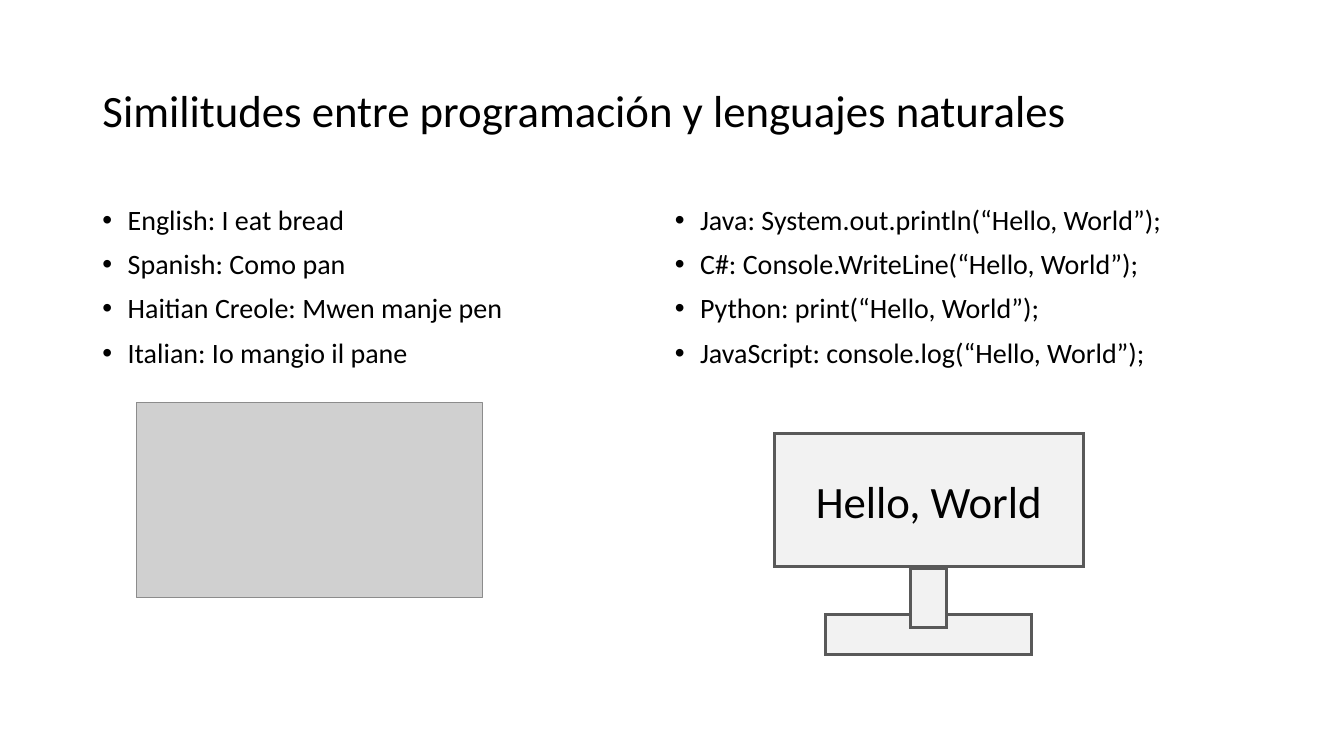
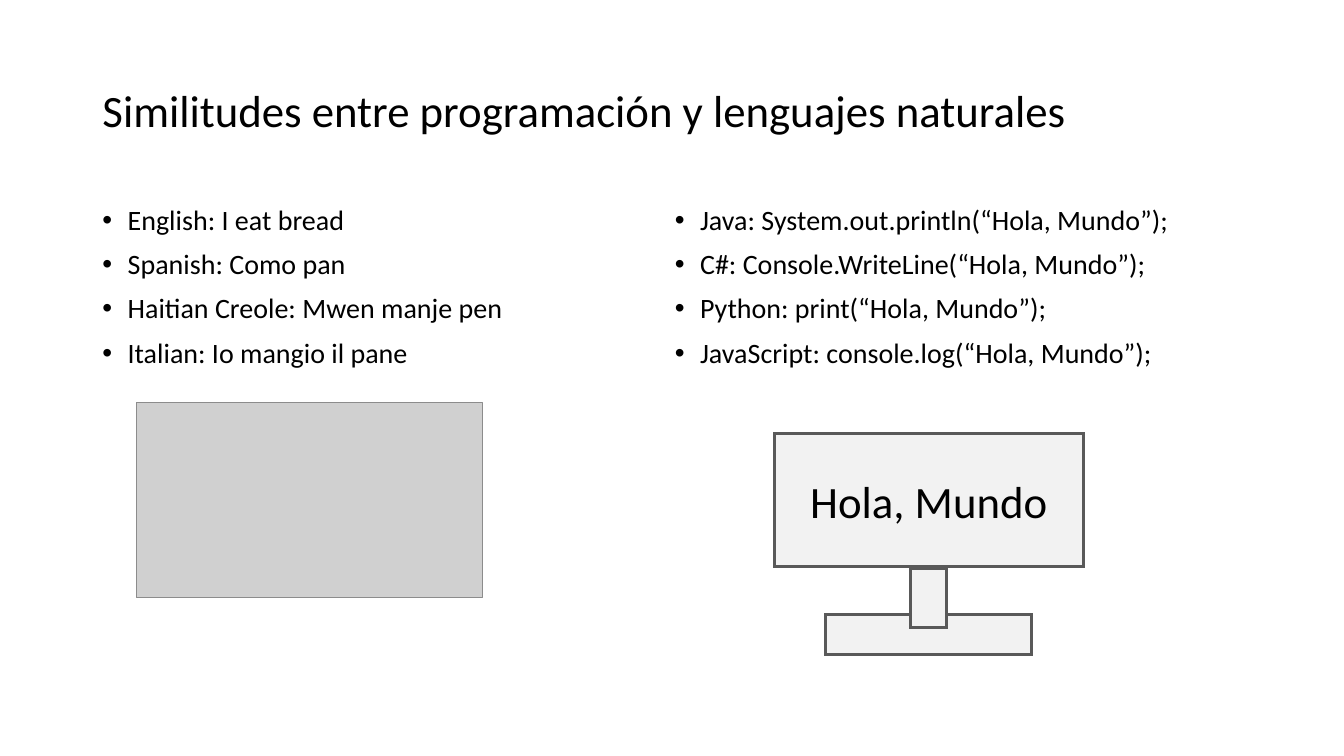
Before and after one commit to MrJoshGross/Course-Curricular-Material, a slide deck: slide 6 of Computer Science Principles/Lectures/Translated/Spanish/Conferencia 1 - Computadoras y Lenguajes de Programación.pptx. Drawn at 1344x756 pixels with LibreOffice and Linux fonts; fonts in the diff are those of the drawing; grey boxes stand for pictures. Boxes give left, top, right and bottom in pixels: in the first picture for what was removed or moved away, otherwise in the second. Text is boxed around its words. In the diff, an @@ line names an element or a change of style, - is before the commit and + after.

Commit message:
Update Conferencia 1 - Computadoras y Lenguajes de Programación.pptx
piecewise translation QA changes

```diff
--- a/Computer Science Principles/Lectures/Translated/Spanish/Conferencia 1 - Computadoras y Lenguajes de Programación.pptx
+++ b/Computer Science Principles/Lectures/Translated/Spanish/Conferencia 1 - Computadoras y Lenguajes de Programación.pptx
@@ text at (700,209,1168,368): text changed @@
-• Java: System.out.println(“Hello, World”);
-• C#: Console.WriteLine(“Hello, World”);
-• Python: print(“Hello, World”);
-• JavaScript: console.log(“Hello, World”);
+• Java: System.out.println(“Hola, Mundo”);
+• C#: Console.WriteLine(“Hola, Mundo”);
+• Python: print(“Hola, Mundo”);
+• JavaScript: console.log(“Hola, Mundo”);
@@ text in rectangle at (810,487,1048,524): text changed @@
-Hello, World
+Hola, Mundo
```
Also in this commit, not shown: 2 other slides changed.
